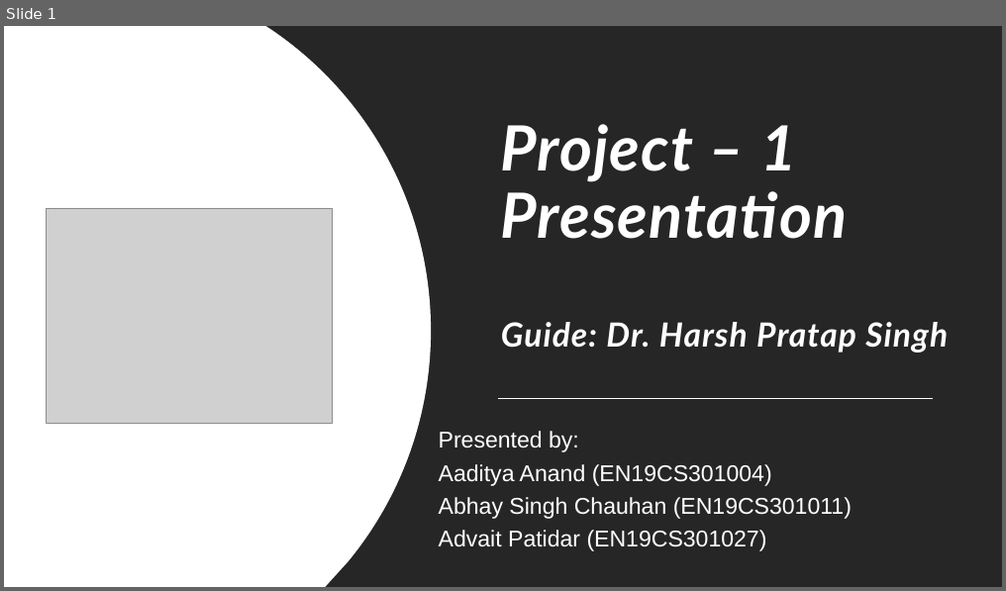
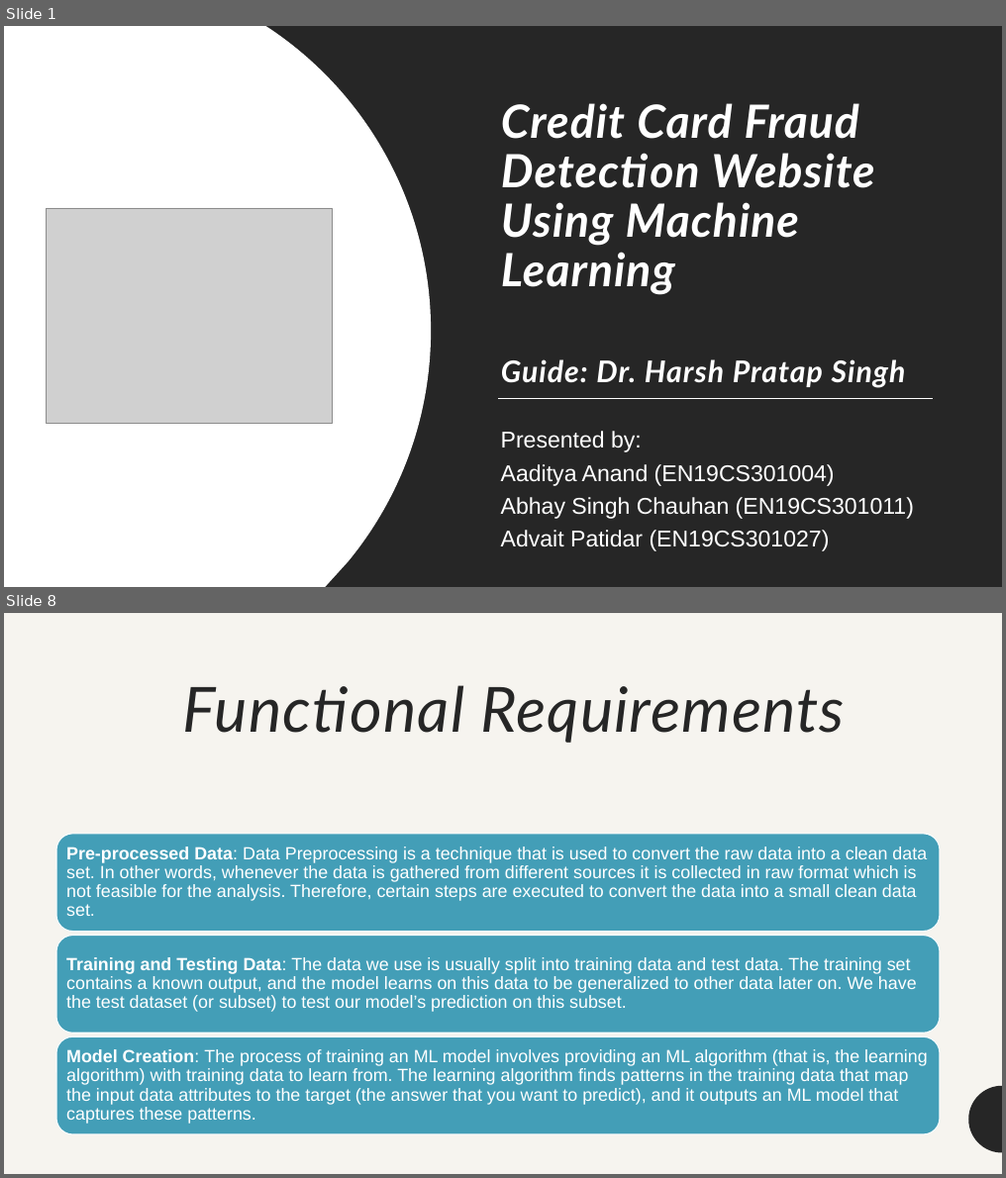
Before and after one commit to arcaneAB/fraud-detection-project, a slide deck: documentations/Project Presentation.pptx. Shown one above the other, each under a label of ours: slide 1 before the commit, slides 1 and 8 after it; the slides between them are not shown. The pictures are 1006x591 and 1006x1178 pixels, drawn with LibreOffice and Linux fonts; fonts in the diff are those of the drawing; grey boxes stand for pictures. Boxes give left, top, right and bottom in pixels: in the first picture for what was removed or moved away, otherwise in the second. Text is boxed around its words. In the diff, an @@ line names an element or a change of style, - is before the commit and + after.

```diff
--- a/documentations/Project Presentation.pptx
+++ b/documentations/Project Presentation.pptx
@@ slide 8 added at (x1=4, y1=613, x2=1002, y2=1174), background #F6F4EF @@
@@ title added at (x1=183, y1=685, x2=845, y2=743), 60 pt, text #262626, italic @@
+Functional Requirements
@@ group added at (x1=56, y1=834, x2=940, y2=1136): 3 rounded rectangles, 3 texts @@
+Pre-processed Data: Data Preprocessing is a technique that is used to convert the raw data into a clean data set. In other words, whenever the data is gathered from different sources it is collected in raw format which is not feasible for the analysis. Therefore, certain steps are executed to convert the data into a small clean data set.
+Training and Testing Data: The data we use is usually split into training data and test data. The training set contains a known output, and the model learns on this data to be generalized to other data later on. We have the test dataset (or subset) to test our model’s prediction on this subset.
+Model Creation: The process of training an ML model involves providing an ML algorithm (that is, the learning algorithm) with training data to learn from. The learning algorithm finds patterns in the training data that map the input data attributes to the target (the answer that you want to predict), and it outputs an ML model that captures these patterns.
@@ freeform shape added at (x1=969, y1=1086, x2=1002, y2=1154), fill #262626 @@
@@ slide 1 changed as well @@
@@ title at (x1=501, y1=103, x2=906, y2=388): text changed; size 32 to 44.1 pt @@
-Project – 1
-Presentation
-Guide: Dr. Harsh Pratap Singh
+Credit Card Fraud Detection Website Using Machine
+Learning
+Guide: Dr. Harsh Pratap Singh
@@ subtitle "Presented by:" moved from (x1=439, y1=431, x2=851, y2=552) to (x1=501, y1=431, x2=914, y2=552) @@
```
Also in this commit, not shown: 4 other slides changed, 15 other slides added, 8 slides removed.
